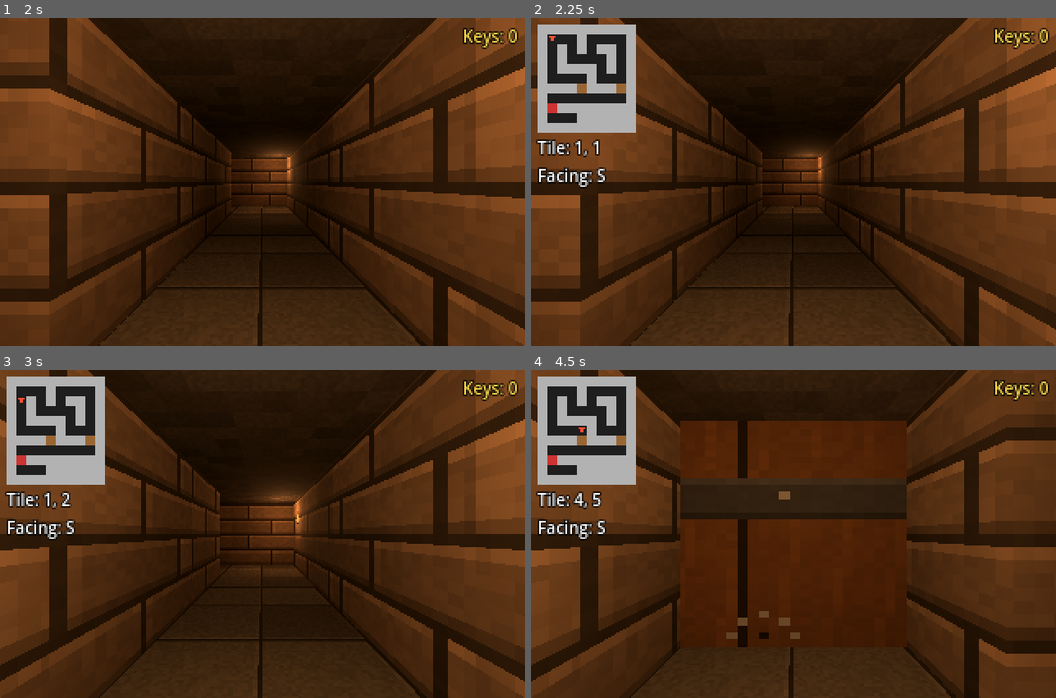
Above: before the commit, frames 1-4 (two rows, left to right).
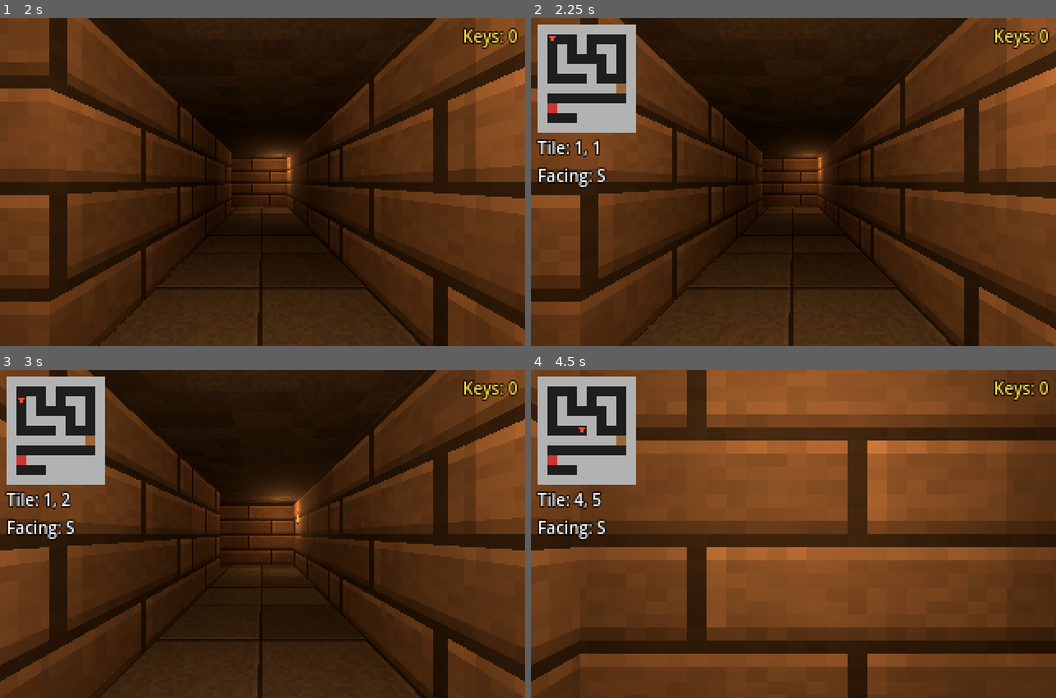
Above: after the commit, the same moments.

Repository: XrNrX/eye-of-bell
Game: Godot game, scene res://scenes/main.tscn
Same seed, same stepped clock (60 frames per second), same inputs: the game is played once before the commit and once after it.
Inputs:
- Up to frame 1 (2 s): tap Enter at 0.5 s; hold D 0.53-1.28 s; hold F 0.53-1.28 s; tap Space at 1.25 s; hold S from 1.28 s (still down); tap F at 1.35 s
- Up to frame 2 (2.25 s): tap Enter at 2 s; release S at 2.03 s; hold D from 2.03 s (still down); hold F from 2.03 s (still down); tap Tab at 2.1 s
- Up to frame 3 (3 s): tap Space at 2.75 s; release D at 2.78 s; release F at 2.78 s; hold W from 2.78 s (still down); tap Q at 2.85 s
- Up to frame 4 (4.5 s): tap F at 3.05, 3.8, 4.35 s; release W at 3.53 s; hold E 3.53-4.28 s; hold A from 3.53 s (still down)

Frame 1 is identical in both runs. In frame 2, less than 0.1% of the frame differs, in the area x 8-11%, y 20-23%; in frame 3, less than 0.1%; in frame 4, 53%, in the area x 8-91%, y 0-100%.

Commit message:
Add levers, pressure plates and ID-linked doors with a test puzzle
Doors can be given an ID in DungeonMap.DOOR_IDS and are then driven only by
switches targeting that ID. Levers toggle; pressure plates hold the door open
while the player stands on them. Doors can now close and reverse mid-slide,
and never shut on the player standing in them. The test level's south
corridor is gated by a plate (entry) and a lever (exit). F is now
edge-triggered. Adds generated plate texture and lever sprite sheet.

Co-Authored-By: Claude Sonnet 5.5 <noreply@anthropic.com>

Diff:
--- a/scripts/dungeon_builder.gd
+++ b/scripts/dungeon_builder.gd
@@ -32,9 +32,21 @@
 	Vector2i(0, -1), Vector2i(-1, 0), Vector2i(0, 1), Vector2i(1, 0),
 ]
 
-var doors := {}     # Vector2i cell -> door MeshInstance3D
-var opening := {}   # Vector2i cell -> true while a door is sliding open
-var keys := {}      # Vector2i cell -> key Sprite3D still lying on the floor
+const PLATE_TEXTURE := "res://art/tiles/plate.png"
+const LEVER_SHEET := "res://art/sprites/lever.png"  # 2 frames of 16x16: off, on.
+const PLATE_SIZE := 1.1
+const PLATE_UP_Y := 0.05     # Plate centre height when raised...
+const PLATE_DOWN_Y := -0.03  # ...and when pressed (sunk below the floor line).
+const LEVER_PIXEL_SIZE := 0.05
+const LEVER_HEIGHT := 1.0
+
+var doors := {}       # Vector2i cell -> door MeshInstance3D
+var door_want := {}   # Vector2i cell -> true if the door is currently told to be open
+var door_tweens := {} # Vector2i cell -> the Tween moving it
+var keys := {}        # Vector2i cell -> key Sprite3D still lying on the floor
+var plates := {}      # Vector2i cell -> pressure plate MeshInstance3D
+var levers := {}      # Vector3i (x, z, side) -> lever Sprite3D
+var lever_on := {}    # Vector3i (x, z, side) -> true if switched on
 
 
 func _ready() -> void:
@@ -84,6 +96,82 @@
 		_add_torch(Vector2i(torch.x, torch.y), torch.z)
 	for key_cell in DungeonMap.KEYS:
 		_add_key(key_cell)
+	for plate in DungeonMap.PLATES:
+		_add_plate(plate.cell)
+	for lever in DungeonMap.LEVERS:
+		_add_lever(lever.cell, lever.side)
+	refresh()
+
+
+## Re-evaluate every switch: sink/raise plates and open/close linked doors.
+## The player calls this (via the "dungeon" group) whenever it changes tile.
+func refresh() -> void:
+	for cell in plates:
+		plates[cell].position.y = PLATE_DOWN_Y if DungeonMap.player_cell == cell else PLATE_UP_Y
+	for cell in doors:
+		var id := DungeonMap.door_id(cell)
+		if id != "":
+			_drive_door(cell, _linked_open(id))
+
+
+## Toggle a lever and its sprite, then update the doors. Called by the player.
+func pull_lever(cell: Vector2i, side: int) -> void:
+	var key := Vector3i(cell.x, cell.y, side)
+	if not levers.has(key):
+		return
+	lever_on[key] = not lever_on.get(key, false)
+	levers[key].frame = 1 if lever_on[key] else 0
+	refresh()
+
+
+## Should the door with this ID be open? Yes if any of its levers is on or the
+## player is standing on any of its plates.
+func _linked_open(id: String) -> bool:
+	for plate in DungeonMap.PLATES:
+		if plate.target == id and DungeonMap.player_cell == plate.cell:
+			return true
+	for lever in DungeonMap.LEVERS:
+		if lever.target == id and lever_on.get(Vector3i(lever.cell.x, lever.cell.y, lever.side), false):
+			return true
+	return false
+
+
+func _add_plate(cell: Vector2i) -> void:
+	var mesh := BoxMesh.new()
+	mesh.size = Vector3(PLATE_SIZE, 0.1, PLATE_SIZE)
+	mesh.material = _make_material(Color(0.5, 0.5, 0.55), PLATE_TEXTURE)
+	var plate := _add_mesh(mesh, DungeonMap.cell_to_world(cell))
+	plate.position.y = PLATE_UP_Y
+	plates[cell] = plate
+
+
+## A wall lever: a 2-frame sprite (off / on) hung on one wall of a cell.
+func _add_lever(cell: Vector2i, side: int) -> void:
+	var sprite := Sprite3D.new()
+	if ResourceLoader.exists(LEVER_SHEET):
+		sprite.texture = load(LEVER_SHEET)
+	sprite.hframes = 2
+	sprite.pixel_size = LEVER_PIXEL_SIZE
+	sprite.texture_filter = BaseMaterial3D.TEXTURE_FILTER_NEAREST
+	sprite.shaded = false
+	sprite.alpha_cut = SpriteBase3D.ALPHA_CUT_DISCARD
+	sprite.position = _wall_point(cell, side, LEVER_HEIGHT)
+	sprite.rotation.y = _face_yaw(side)
+	add_child(sprite)
+	levers[Vector3i(cell.x, cell.y, side)] = sprite
+
+
+## Point on the wall face at `side` of `cell`, at the given height (nudged off the wall).
+func _wall_point(cell: Vector2i, side: int, height: float) -> Vector3:
+	var d := SIDE_DIRS[side]
+	var p := DungeonMap.cell_to_world(cell) + Vector3(d.x, 0, d.y) * (DungeonMap.TILE_SIZE / 2.0 - 0.02)
+	p.y = height
+	return p
+
+
+## Yaw that turns a sprite (front = +Z) to face into the room, away from that wall.
+func _face_yaw(side: int) -> float:
+	return atan2(float(SIDE_DIRS[side].x) * -1.0, float(SIDE_DIRS[side].y) * -1.0)
 
 
 ## Remove a picked-up key's sprite. Called by the player via the "dungeon" group.
@@ -112,17 +200,37 @@
 	bob.tween_property(sprite, "position:y", 0.45, 0.8).set_trans(Tween.TRANS_SINE)
 
 
-## Slide a door up into the ceiling. Called by the player via the "dungeon" group.
+## Open an ordinary door (F). Called by the player via the "dungeon" group.
 func open_door(cell: Vector2i) -> void:
-	if not doors.has(cell) or opening.has(cell) or DungeonMap.open_doors.has(cell) \
-			or DungeonMap.is_locked(cell):
+	if not DungeonMap.is_locked(cell):
+		_drive_door(cell, true)
+
+
+## Slide a door up into the ceiling (open) or back down (closed). Doors can be
+## reversed mid-slide. Open doors are walkable only once fully open; closing makes
+## them solid immediately. A door never closes on the player standing in it: it
+## stays open until the player leaves and the next refresh() shuts it.
+func _drive_door(cell: Vector2i, open: bool) -> void:
+	if not doors.has(cell) or door_want.get(cell, false) == open:
 		return
-	opening[cell] = true
+	if not open and DungeonMap.player_cell == cell:
+		return
+	door_want[cell] = open
+	if door_tweens.has(cell):
+		door_tweens[cell].kill()
+
+	var h := DungeonMap.WALL_HEIGHT
 	var door: MeshInstance3D = doors[cell]
+	var target_y := h / 2.0 + (h if open else 0.0)
+	var time := DOOR_OPEN_TIME * absf(target_y - door.position.y) / h
 	var tween := create_tween()
-	tween.tween_property(door, "position:y", door.position.y + DungeonMap.WALL_HEIGHT, DOOR_OPEN_TIME)
-	# Only become walkable once the panel is out of the way.
-	tween.tween_callback(func(): DungeonMap.open_doors[cell] = true)
+	tween.tween_property(door, "position:y", target_y, time)
+	if open:
+		# Only become walkable once the panel is out of the way.
+		tween.tween_callback(func(): DungeonMap.open_doors[cell] = true)
+	else:
+		DungeonMap.open_doors.erase(cell)
+	door_tweens[cell] = tween
 
 
 func _add_door(mesh: Mesh, cell: Vector2i, pos: Vector3) -> void:
@@ -135,8 +243,7 @@
 ## Hang an animated torch sprite (plus a flickering light) on one wall of a cell.
 func _add_torch(cell: Vector2i, side: int) -> void:
 	var dir := Vector3(SIDE_DIRS[side].x, 0, SIDE_DIRS[side].y)
-	var wall_pos := DungeonMap.cell_to_world(cell) + dir * (DungeonMap.TILE_SIZE / 2.0 - 0.02)
-	wall_pos.y = TORCH_HEIGHT
+	var wall_pos := _wall_point(cell, side, TORCH_HEIGHT)
 
 	var sprite := AnimatedSprite3D.new()
 	sprite.sprite_frames = _make_torch_frames()
@@ -145,7 +252,7 @@
 	sprite.shaded = false                               # Glows regardless of lights.
 	sprite.alpha_cut = SpriteBase3D.ALPHA_CUT_DISCARD   # Hard pixel edges, no sorting issues.
 	sprite.position = wall_pos
-	sprite.rotation.y = atan2(-dir.x, -dir.z)           # Face into the room (sprite front is +Z).
+	sprite.rotation.y = _face_yaw(side)                 # Face into the room.
 	add_child(sprite)
 	sprite.play("default")
 
--- a/scripts/dungeon_map.gd
+++ b/scripts/dungeon_map.gd
@@ -14,7 +14,7 @@
 	[1, 0, 1, 0, 0, 0, 0, 1, 0, 1],
 	[1, 0, 1, 1, 1, 1, 0, 1, 0, 1],
 	[1, 0, 0, 0, 0, 1, 0, 0, 0, 1],
-	[1, 1, 1, 1, 2, 1, 1, 1, 2, 1],
+	[1, 1, 1, 1, 1, 1, 1, 1, 2, 1],
 	[1, 0, 0, 0, 0, 0, 0, 0, 0, 1],
 	[1, 3, 1, 1, 1, 1, 1, 1, 1, 1],
 	[1, 0, 0, 0, 1, 1, 1, 1, 1, 1],
@@ -32,8 +32,27 @@
 	Vector3i(5, 1, 0),
 	Vector3i(1, 5, 1),
 	Vector3i(3, 7, 2),
-	Vector3i(8, 7, 2),
+	Vector3i(7, 7, 2),
 	Vector3i(2, 9, 2),  # Inside the locked room.
+]
+
+# --- Switches and linked doors ---
+# Give a door an ID here and it is controlled only by switches that name that ID
+# as their "target" (F does nothing on it). A door is open while ANY of its
+# switches is active: a lever that is switched on, or a plate someone stands on.
+const DOOR_IDS := {
+	Vector2i(8, 6): "gate",
+}
+
+# Pressure plates: open their target door while the player stands on "cell".
+const PLATES := [
+	{"cell": Vector2i(8, 5), "target": "gate"},
+]
+
+# Wall levers: "cell" is the floor tile you stand on, "side" the wall it hangs on
+# (0 = north, 1 = west, 2 = south, 3 = east). Face that wall and press F to toggle.
+const LEVERS := [
+	{"cell": Vector2i(8, 7), "side": 3, "target": "gate"},
 ]
 
 # Floor cells that hold a key. Walk onto one to pick it up.
@@ -46,6 +65,20 @@
 static var unlocked_doors := {}  # Locked doors a key has been used on (cell -> true).
 static var taken_keys := {}      # Keys already picked up (cell -> true).
 static var keys_held := 0
+static var player_cell := Vector2i(-1, -1)  # Set by player.gd as it moves.
+
+
+## The ID of a switch-controlled door, or "" for an ordinary door.
+static func door_id(cell: Vector2i) -> String:
+	return DOOR_IDS.get(cell, "")
+
+
+## The lever on the wall at `side` of `cell`, or {} if there isn't one.
+static func lever_at(cell: Vector2i, side: int) -> Dictionary:
+	for lever in LEVERS:
+		if lever.cell == cell and lever.side == side:
+			return lever
+	return {}
 
 
 static func reset_run() -> void:
--- a/scripts/player.gd
+++ b/scripts/player.gd
@@ -1,6 +1,6 @@
 extends Node3D
 ## Grid-based first-person movement.
-## W/S = forward/back, A/D = strafe, Q/E = turn 90 degrees, F = open door.
+## W/S = forward/back, A/D = strafe, Q/E = turn 90 degrees, F = open door / pull lever.
 ## Every action is tweened; input is ignored while a tween is running.
 
 const DungeonMap := preload("res://scripts/dungeon_map.gd")
@@ -20,17 +20,28 @@
 var facing: int = DungeonMap.START_FACING
 var yaw_degrees: float  # Accumulated (unwrapped) yaw so turn tweens take the short way.
 var tween: Tween
+var interact_was_down := false  # So holding F triggers once, not every frame.
 
 
 func _ready() -> void:
 	yaw_degrees = facing * 90.0
 	rotation_degrees.y = yaw_degrees
 	position = DungeonMap.cell_to_world(cell)
+	_report_position()
 
 
 func _process(_delta: float) -> void:
+	# F is edge-triggered: track it even while busy so a held key doesn't repeat.
+	var interact_down := Input.is_physical_key_pressed(KEY_F)
+	var interact_pressed := interact_down and not interact_was_down
+	interact_was_down = interact_down
+
 	# Busy animating: ignore input.
 	if tween and tween.is_running():
+		return
+
+	if interact_pressed:
+		_interact()
 		return
 
 	# Polling (instead of key events) lets you hold a key to keep walking.
@@ -42,8 +53,6 @@
 		_try_move(DIRS[(facing + 1) % 4])  # Left of facing.
 	elif Input.is_physical_key_pressed(KEY_D):
 		_try_move(DIRS[(facing + 3) % 4])  # Right of facing.
-	elif Input.is_physical_key_pressed(KEY_F):
-		_interact()
 	elif Input.is_physical_key_pressed(KEY_Q):
 		_turn(1)
 	elif Input.is_physical_key_pressed(KEY_E):
@@ -56,9 +65,17 @@
 	if DungeonMap.is_blocked(target):  # Walls and closed doors.
 		return
 	cell = target
+	_report_position()
 	tween = create_tween()
 	tween.tween_property(self, "position", DungeonMap.cell_to_world(cell), MOVE_TIME)
 	tween.tween_callback(_arrive)
+
+
+## Tell the world which tile we're on, so pressure plates and switch doors react.
+## Done when a step STARTS: we already count as standing on the new tile.
+func _report_position() -> void:
+	DungeonMap.player_cell = cell
+	get_tree().call_group("dungeon", "refresh")
 
 
 ## Called when a step finishes: pick up a key if we're standing on one.
@@ -70,11 +87,20 @@
 		_say("You found a key.")
 
 
-## F: open the door on the tile in front of us. Locked doors need (and use up)
-## a key. The dungeon (group "dungeon") owns the door nodes, so we just ask it.
+## F: pull a lever on the wall in front of us, or open the door in front of us.
+## Locked doors need (and use up) a key. The dungeon (group "dungeon") owns the
+## door and lever nodes, so we just ask it.
 func _interact() -> void:
+	if not DungeonMap.lever_at(cell, facing).is_empty():
+		get_tree().call_group("dungeon", "pull_lever", cell, facing)
+		_say("You pull the lever.")
+		return
+
 	var front := cell + DIRS[facing]
 	if not DungeonMap.is_door(front) or DungeonMap.open_doors.has(front):
+		return
+	if DungeonMap.door_id(front) != "":
+		_say("It won't budge.")  # Only its switches can open it.
 		return
 	if DungeonMap.is_locked(front):
 		if DungeonMap.keys_held == 0:
Binary file added: art/sprites/lever.png
Not shown, added: art/sprites/lever.png.import
Binary file added: art/tiles/plate.png
Not shown, added: art/tiles/plate.png.import
